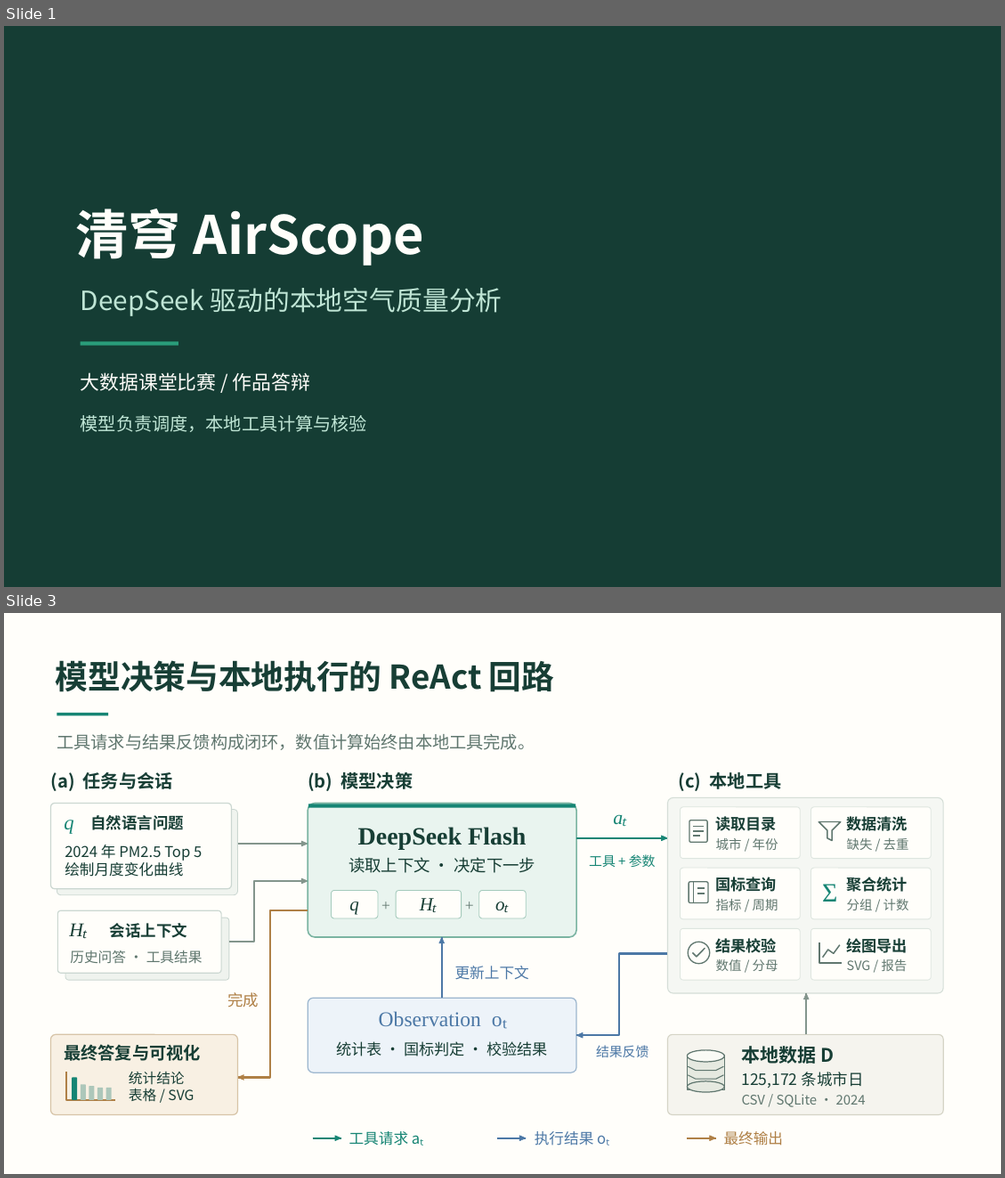
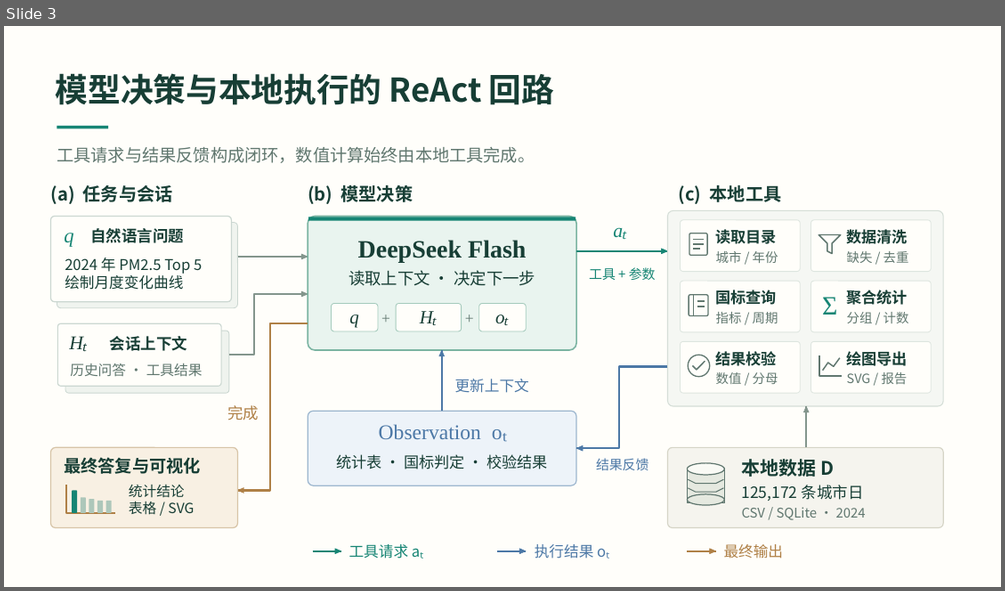
Before and after one commit to liujiting123/AirScope, a slide deck: docs/参赛答辩.pptx. Shown one above the other, each under a label of ours: slides 1 and 3 before the commit, slide 3 after it; the slides between them are not shown. The pictures are 1005x1178 and 1005x591 pixels, drawn with LibreOffice and Linux fonts; fonts in the diff are those of the drawing. Boxes give left, top, right and bottom in pixels: in the first picture for what was removed or moved away, otherwise in the second. Text is boxed around its words. In the diff, an @@ line names an element or a change of style, - is before the commit and + after.

```diff
--- a/docs/参赛答辩.pptx
+++ b/docs/参赛答辩.pptx
@@ slide 1 removed at [4,26,1001,587], background #153D34 @@
@@ text removed at [75,208,424,265] @@
-清穹 AirScope
@@ text removed at [81,288,502,316] @@
-DeepSeek 驱动的本地空气质量分析
@@ rectangle removed at [81,342,178,346] @@
@@ text removed at [81,372,310,391] @@
-大数据课堂比赛 / 作品答辩
@@ text removed at [81,415,367,432] @@
-模型负责调度，本地工具计算与核验
```
Also in this commit, not shown: 10 slides added, 6 other slides removed, 3 other files.
